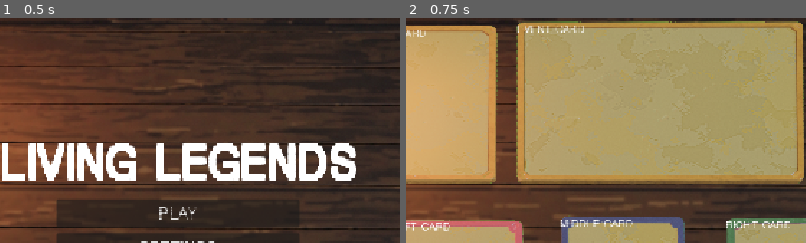
Above: before the commit, frames 1-2 (left to right).
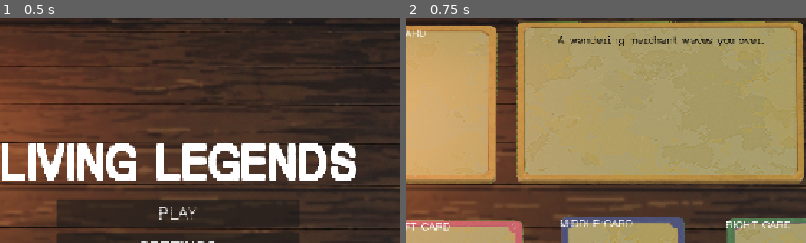
Above: after the commit, the same moments.

Repository: KryphicGames/wild-jam-95
Game: Godot game, scene res://scenes/main_menu.tscn
The game is run twice, just before and just after one commit, with the same random seed, the same clock (stepped at 60 frames per second) and the same inputs. Sound files missing from this copy of the repository are replaced by a short silence.
Inputs:
- Up to frame 1 (0.5 s): no input
- Up to frame 2 (0.75 s): click "PLAY" at 0.5 s
The pictures show only the part of the screen within x 28-78%, y 8-58%; the shares and areas given below are measured in that part.

Frame 1 is identical in both runs. In frame 2, 0.9% of the frame differs, in the area x 27-90%, y 3-13%.

Commit message:
Updated Event Card

Diff:
--- a/components/event_card.tscn
+++ b/components/event_card.tscn
@@ -2,21 +2,36 @@
 
 [ext_resource type="Texture2D" uid="uid://c6s6l01n5fytp" path="res://assets/textures/event_card.png" id="1_lwdr4"]
 
-[node name="TextureRect" type="TextureRect" unique_id=363865671]
+[node name="EventCard" type="TextureRect" unique_id=363865671]
 offset_right = 804.0
-offset_bottom = 949.0
+offset_bottom = 453.0
 texture = ExtResource("1_lwdr4")
 expand_mode = 1
 stretch_mode = 5
 
-[node name="Title" type="RichTextLabel" parent="." unique_id=1868750627]
+[node name="MarginContainer" type="MarginContainer" parent="." unique_id=158974402]
 layout_mode = 1
-offset_right = 90.0
-offset_bottom = 40.0
-text = "EVENT CARD"
+anchors_preset = 15
+anchor_right = 1.0
+anchor_bottom = 1.0
+grow_horizontal = 2
+grow_vertical = 2
+theme_override_constants/margin_left = 16
+theme_override_constants/margin_top = 16
+theme_override_constants/margin_right = 16
+theme_override_constants/margin_bottom = 16
+
+[node name="VBoxContainer" type="VBoxContainer" parent="MarginContainer" unique_id=659792534]
+layout_mode = 2
+
+[node name="Title" type="RichTextLabel" parent="MarginContainer/VBoxContainer" unique_id=1985353694]
+layout_mode = 2
+theme_override_colors/default_color = Color(0, 0, 0, 1)
+bbcode_enabled = true
+text = "A wandering merchant waves you over."
 fit_content = true
 scroll_active = false
-autowrap_mode = 0
 autowrap_trim_flags = 0
 shortcut_keys_enabled = false
+horizontal_alignment = 1
 justification_flags = 0
--- a/scenes/game.tscn
+++ b/scenes/game.tscn
@@ -71,7 +71,7 @@
 offset_right = 452.0
 offset_bottom = 292.0
 
-[node name="TextureRect" parent="." unique_id=363865671 instance=ExtResource("7_u5sy4")]
+[node name="EventCard" parent="." unique_id=363865671 instance=ExtResource("7_u5sy4")]
 layout_mode = 0
 offset_left = 479.0
 offset_top = 58.0
